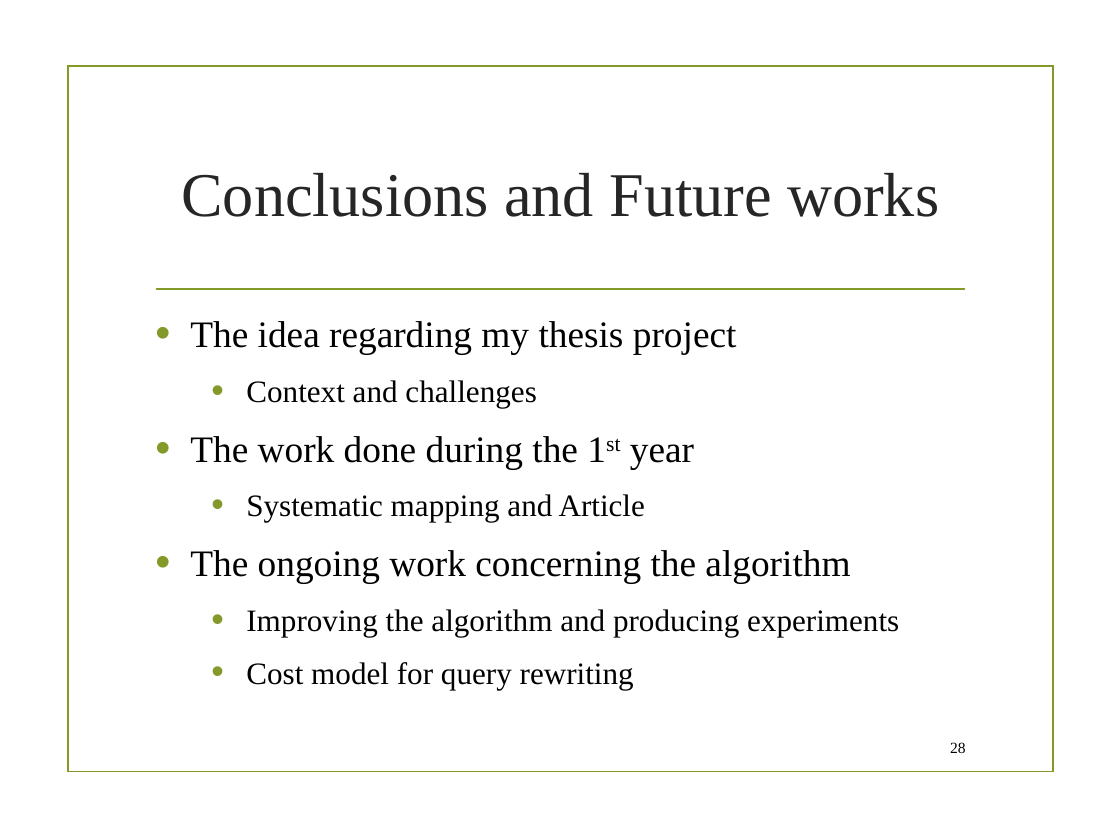
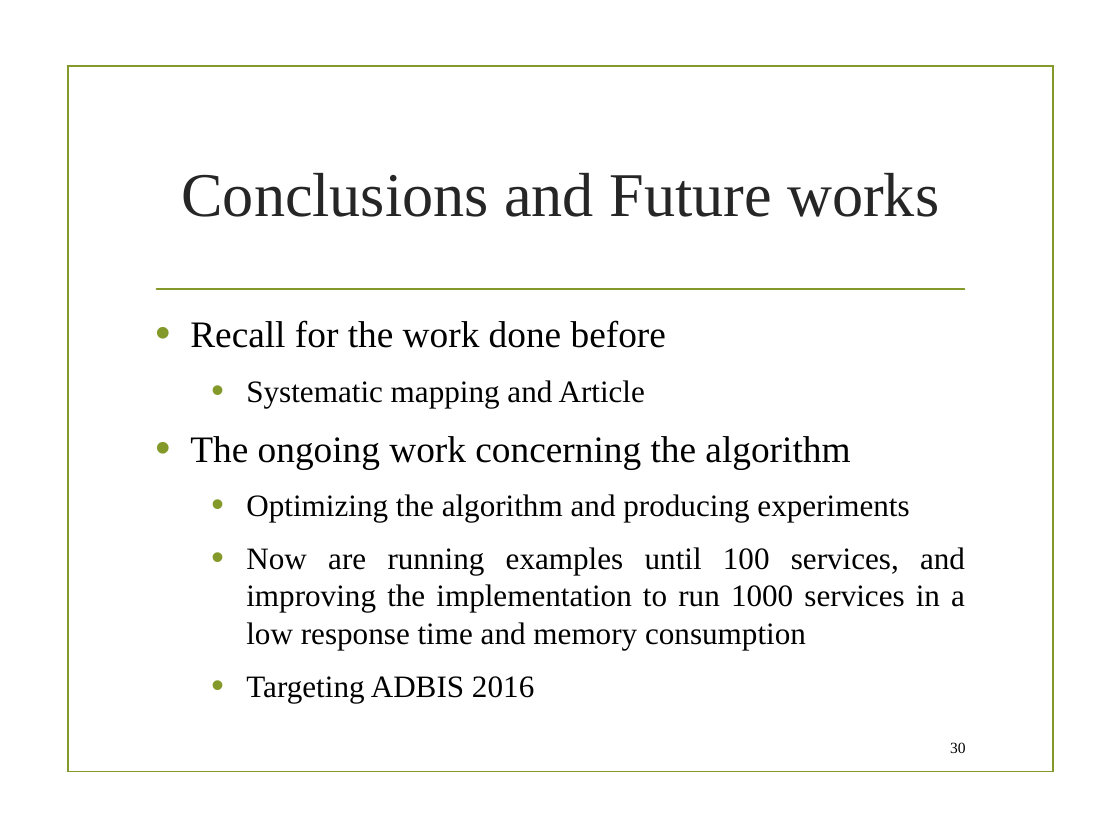
Before and after one commit to danielboni/DanielCarvalho-PhD, a slide deck: slide 30 of Presentations/Magellan/SI presentation 040216.pptx (slide 28 before the commit). Drawn at 1120x840 pixels with LibreOffice and Linux fonts; fonts in the diff are those of the drawing; background and template pictures are left out. Boxes give left, top, right and bottom in pixels: in the first picture for what was removed or moved away, otherwise in the second. Text is boxed around its words. In the diff, an @@ line names an element or a change of style, - is before the commit and + after.

```diff
--- a/Presentations/Magellan/SI presentation 040216.pptx
+++ b/Presentations/Magellan/SI presentation 040216.pptx
@@ text at [190, 320, 666, 348]: text changed @@
-• The idea regarding my thesis project
-  • Context and challenges
-• The work done during the 1st year
+• Recall for the work done before
@@ text at [246, 494, 965, 702]: text changed @@
-  • Improving the algorithm and producing experiments
-  • Cost model for query rewriting
+  • Optimizing the algorithm and producing experiments
+  • Now are running examples until 100 services, and improving the implementation to run 1000 services in a low response time and memory consumption
+  • Targeting ADBIS 2016
@@ page number at [950, 742, 966, 753]: text changed @@
-28
+30
```
Also in this commit, not shown: 15 other slides changed, 4 slides added, 2 slides removed, 4 other files.
